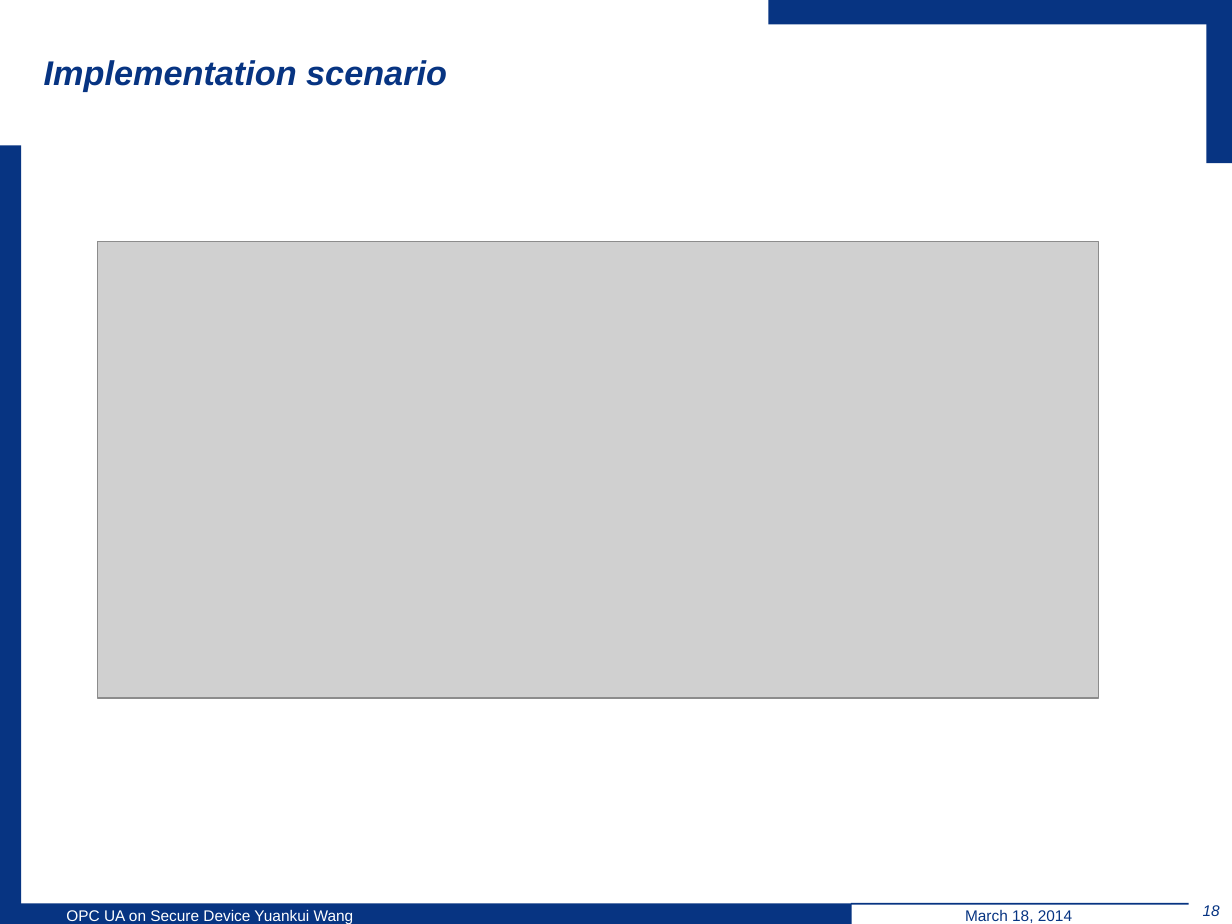
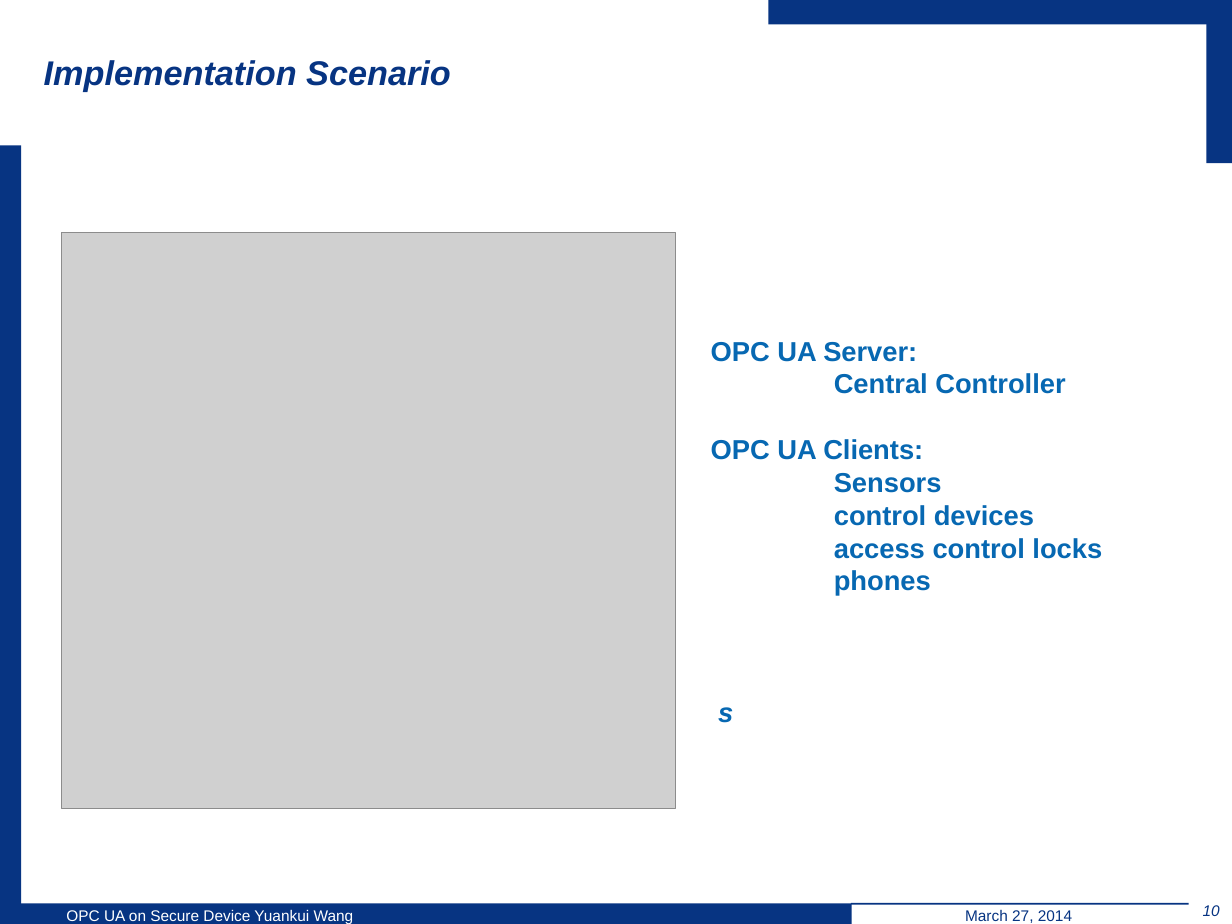
Before and after one commit to wsuetholz/opc-ua-wangyk-upb-morpho, a slide deck: slide 10 of ppt/Implementation Object Linking and Embedding for Processes Control.pptx (slide 18 before the commit). Drawn at 1232x924 pixels with LibreOffice and Linux fonts; fonts in the diff are those of the drawing; grey boxes stand for pictures; background and template pictures are left out. Boxes give left, top, right and bottom in pixels: in the first picture for what was removed or moved away, otherwise in the second. Text is boxed around its words. In the diff, an @@ line names an element or a change of style, - is before the commit and + after.

```diff
--- a/ppt/Implementation Object Linking and Embedding for Processes Control.pptx
+++ b/ppt/Implementation Object Linking and Embedding for Processes Control.pptx
@@ title at [44,60,451,91]: text changed @@
-Implementation scenario
+Implementation Scenario
@@ picture added at [62,232,675,808] @@
@@ picture removed at [97,241,1098,699] @@
@@ text added at [711,342,1102,723], 16 pt, text #0768B2, bold @@
+OPC UA Server:
+Central Controller
+OPC UA Clients:
+Sensors
+control devices
+access control locks
+phones
+s
@@ text at [965,910,1072,923]: text changed @@
-March 18, 2014
+March 27, 2014
@@ page number at [1203,905,1220,916]: text changed @@
-18
+10
```
Also in this commit, not shown: 15 other slides changed, 7 slides removed.
